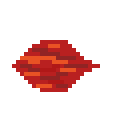
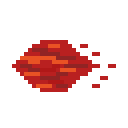
Two versions of the same layered image (128×128). Layer-by-layer changes:
painted on "Layer 6" over [left=80, top=44, right=116, bottom=88]
